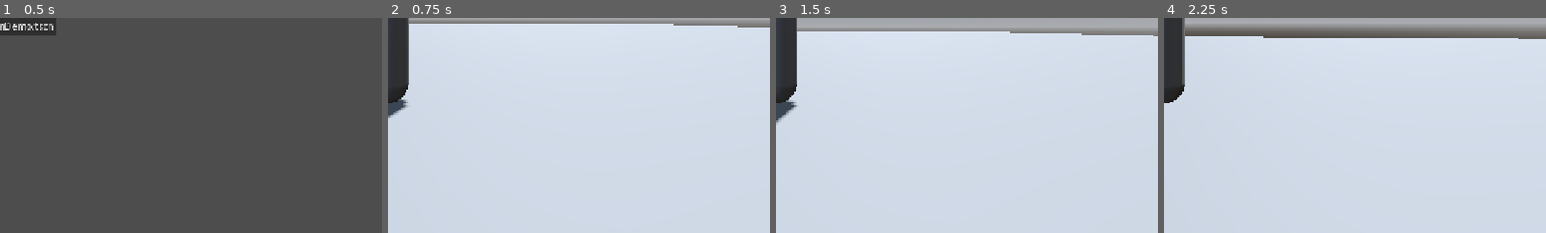
Above: before the commit, frames 1-4 (left to right).
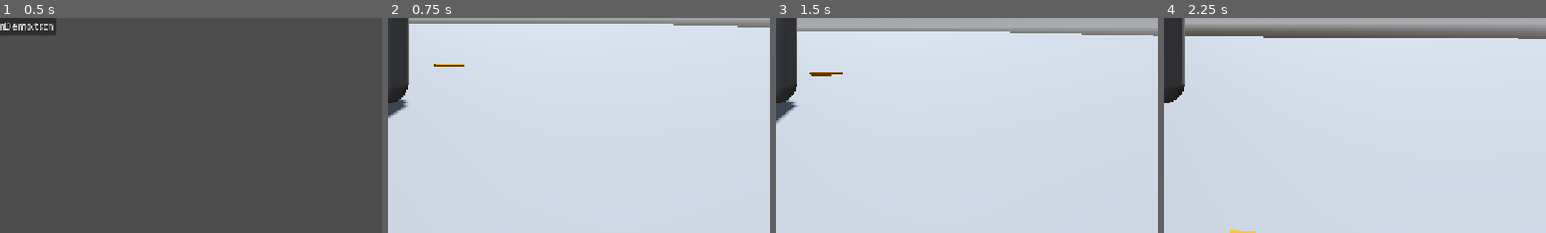
Above: after the commit, the same moments.

Repository: LATRio/ProjectsCollection_Godot
Game: Godot game, scene res://Root.tscn
Same seed, same stepped clock (60 frames per second), same inputs: the game is played once before the commit and once after it.
Inputs (mouse positions are % of the whole screen's width and height, from its top left):
- Up to frame 1 (0.5 s): no input
- Up to frame 2 (0.75 s): click "CompositionDemo.tscn" at 0.5 s
- Up to frame 3 (1.5 s): tap Enter at 1.25 s; move the mouse to (55, 50) at 1.27 s; hold W (up) from 1.28 s (still down); tap E (interact) at 1.35 s
- Up to frame 4 (2.25 s): keep holding W (up); tap Space (jump) at 1.52 s; move the mouse to (45, 50) at 2.02 s; tap H (heal) at 2.1 s
The pictures show only the part of the screen within x 50-100%, y 50-100%; the shares and areas given below are measured in that part.

Frame 1 is identical in both runs. In frame 2, 0.1% of the frame differs, in the area x 12-20%, y 21-23%; in frame 3, 0.2%, in the area x 8-18%, y 24-28%; in frame 4, less than 0.1%.
Error after the commit: Invalid call. Nonexistent function 'pickup' in base 'Nil'. (res://TestProjects/Composition/Scenes/player.gd:48)

Commit message:
Add Interactor and Pickable componentes
Needs to be refactored

Diff:
--- a/TestProjects/Composition/Components/input_component.gd
+++ b/TestProjects/Composition/Components/input_component.gd
@@ -8,6 +8,7 @@
 var jump_pressed := false
 var heal_pressed := false
 var hurt_pressed := false
+var interact_pressed := false
 var track_me_pressed := false
 
 var mouse_out_of_window := false
@@ -46,4 +47,5 @@
 	jump_pressed = Input.is_action_just_pressed("jump")
 	heal_pressed = Input.is_action_just_pressed("heal")
 	hurt_pressed = Input.is_action_just_pressed("hurt")
+	interact_pressed = Input.is_action_just_pressed("interact")
 	track_me_pressed = Input.is_action_just_pressed("track_me")
--- /dev/null
+++ b/TestProjects/Composition/Components/interactor_component.gd
@@ -0,0 +1,14 @@
+class_name InteractorComponent
+extends Area3D
+
+
+func get_overlapping_interactibles() -> Array[PickableComponent]:
+	var all_pickables: Array[PickableComponent] = []
+	for area in get_overlapping_areas():
+		if area is PickableComponent:
+			all_pickables.push_back(area)
+	return all_pickables
+
+
+func get_first_overlapping_interactible() -> PickableComponent:
+	return get_overlapping_interactibles().front()
--- /dev/null
+++ b/TestProjects/Composition/Components/interactor_component.tscn
@@ -0,0 +1,17 @@
+[gd_scene format=3 uid="uid://bhbxypd7cm8s2"]
+
+[ext_resource type="Script" uid="uid://b2jxan3bvsyuw" path="res://TestProjects/Composition/Components/interactor_component.gd" id="1_or6lp"]
+
+[sub_resource type="CylinderShape3D" id="CylinderShape3D_pntbq"]
+height = 1.5
+radius = 0.75
+
+[node name="Area3D" type="Area3D" unique_id=550766306]
+collision_layer = 0
+collision_mask = 8
+monitorable = false
+script = ExtResource("1_or6lp")
+
+[node name="CollisionShape3D" type="CollisionShape3D" parent="." unique_id=47116058]
+transform = Transform3D(1, 0, 0, 0, 1, 0, 0, 0, 1, 0, 0.75, 0)
+shape = SubResource("CylinderShape3D_pntbq")
--- a/TestProjects/Composition/Components/movement_component.gd
+++ b/TestProjects/Composition/Components/movement_component.gd
@@ -52,6 +52,6 @@
 
 
 # Utility model function. Useful if model needs to lock onto something.
-func look_toward_position(target_pos: Vector3) -> void:
+func look_toward_position(_target_pos: Vector3) -> void:
 	# Placeholder. Maybe extract to the specialized component
 	pass
--- /dev/null
+++ b/TestProjects/Composition/Components/pickable_component.gd
@@ -0,0 +1,23 @@
+class_name PickableComponent
+extends Area3D
+# TODO: Derive from interactable component?
+
+@onready var collision_shape_3d: CollisionShape3D = %CollisionShape3D
+
+@export var radius := 0.5
+#@export var pickup_item: Item # TODO: implement Item/Inventory system
+
+
+func _ready() -> void:
+	(collision_shape_3d.shape as SphereShape3D).radius = radius
+
+
+# Mockup of how Interaction system would work
+#func interact(interactor: InteractorComponent) -> void:
+#	pass
+
+
+func pickup() -> void:
+	# TODO: Add assigned item to the player's (or whatever/whoever that has
+	# InteractorComponent interacts with it) inventory
+	get_parent().queue_free()
--- /dev/null
+++ b/TestProjects/Composition/Components/pickable_component.tscn
@@ -0,0 +1,15 @@
+[gd_scene format=3 uid="uid://cs8xf4vc03x6x"]
+
+[ext_resource type="Script" uid="uid://cplnnqviqel7g" path="res://TestProjects/Composition/Components/pickable_component.gd" id="1_ji7x3"]
+
+[sub_resource type="SphereShape3D" id="SphereShape3D_pntbq"]
+
+[node name="Area3D" type="Area3D" unique_id=834646113]
+collision_layer = 8
+collision_mask = 0
+monitoring = false
+script = ExtResource("1_ji7x3")
+
+[node name="CollisionShape3D" type="CollisionShape3D" parent="." unique_id=904317355]
+unique_name_in_owner = true
+shape = SubResource("SphereShape3D_pntbq")
--- a/TestProjects/Composition/Scenes/CompositionDemo.tscn
+++ b/TestProjects/Composition/Scenes/CompositionDemo.tscn
@@ -2,6 +2,7 @@
 
 [ext_resource type="PackedScene" uid="uid://cd74sktarywx8" path="res://TestProjects/Composition/Scenes/player.tscn" id="1_1qkwt"]
 [ext_resource type="PackedScene" uid="uid://h1h5kooapabs" path="res://TestProjects/Composition/Scenes/enemy.tscn" id="2_vi70s"]
+[ext_resource type="PackedScene" uid="uid://4hym0jxnytcn" path="res://TestProjects/Composition/Scenes/pickable_item.tscn" id="3_gs4el"]
 
 [sub_resource type="ProceduralSkyMaterial" id="ProceduralSkyMaterial_1qkwt"]
 sky_horizon_color = Color(0.66224277, 0.6717428, 0.6867428, 1)
@@ -69,3 +70,6 @@
 
 [node name="Enemy" parent="NavigationRegion3D" unique_id=1543108756 instance=ExtResource("2_vi70s")]
 transform = Transform3D(1, 0, 0, 0, 1, 0, 0, 0, 1, -1.8524551, 2.3841858e-07, -4.9247403)
+
+[node name="PickableItem" parent="NavigationRegion3D" unique_id=1290967800 instance=ExtResource("3_gs4el")]
+transform = Transform3D(1, 0, 0, 0, 1, 0, 0, 0, 1, 1.519894, 0.025, -2.9507644)
--- /dev/null
+++ b/TestProjects/Composition/Scenes/pickable_item.tscn
@@ -0,0 +1,23 @@
+[gd_scene format=3 uid="uid://4hym0jxnytcn"]
+
+[ext_resource type="PackedScene" uid="uid://cs8xf4vc03x6x" path="res://TestProjects/Composition/Components/pickable_component.tscn" id="1_cyvs1"]
+
+[sub_resource type="BoxMesh" id="BoxMesh_pntbq"]
+size = Vector3(0.725, 0.05, 0.16)
+
+[sub_resource type="StandardMaterial3D" id="StandardMaterial3D_dx4rx"]
+albedo_color = Color(1, 0.542901, 0, 1)
+
+[sub_resource type="BoxShape3D" id="BoxShape3D_dx4rx"]
+size = Vector3(0.725, 0.05, 0.16)
+
+[node name="PickableItem" type="RigidBody3D" unique_id=1290967800]
+
+[node name="MeshInstance3D" type="MeshInstance3D" parent="." unique_id=1307466556]
+mesh = SubResource("BoxMesh_pntbq")
+surface_material_override/0 = SubResource("StandardMaterial3D_dx4rx")
+
+[node name="CollisionShape3D" type="CollisionShape3D" parent="." unique_id=929937267]
+shape = SubResource("BoxShape3D_dx4rx")
+
+[node name="PickableComponent" parent="." unique_id=75778833 instance=ExtResource("1_cyvs1")]
--- a/TestProjects/Composition/Scenes/player.gd
+++ b/TestProjects/Composition/Scenes/player.gd
@@ -5,6 +5,7 @@
 @onready var movement_component: MovementComponent = %MovementComponent
 @onready var health_component: HealthComponent = %HealthComponent
 @onready var third_person_camera_component: ThirdPersonCameraComponent = $ThirdPersonCameraComponent
+@onready var interactor_component: InteractorComponent = $InteractorComponent
 
 
 func _ready() -> void:
@@ -30,6 +31,8 @@
 		health_component.heal(5.0)
 	if input_component.hurt_pressed:
 		health_component.damage(10.0)
+	if input_component.interact_pressed:
+		try_to_interact()
 	if input_component.track_me_pressed:
 		var enemy := get_tree().get_first_node_in_group("Enemies") as Enemy
 		print("Telling enemy to move")
@@ -38,3 +41,8 @@
 
 func _player_died() -> void:
 	get_tree().reload_current_scene()
+
+
+func try_to_interact() -> void:
+	var interactible := interactor_component.get_first_overlapping_interactible()
+	interactible.pickup()
--- a/TestProjects/Composition/Scenes/player.tscn
+++ b/TestProjects/Composition/Scenes/player.tscn
@@ -5,6 +5,7 @@
 [ext_resource type="PackedScene" uid="uid://bobn4iq38d2wg" path="res://TestProjects/Composition/Components/third_person_camera_component.tscn" id="3_dbimi"]
 [ext_resource type="Script" uid="uid://qn6fhrwvh4v5" path="res://TestProjects/Composition/Components/movement_component.gd" id="4_2jssq"]
 [ext_resource type="Script" uid="uid://s2npqkkticrm" path="res://TestProjects/Composition/Components/health_component.gd" id="5_kvjfl"]
+[ext_resource type="PackedScene" uid="uid://bhbxypd7cm8s2" path="res://TestProjects/Composition/Components/interactor_component.tscn" id="6_dbimi"]
 
 [sub_resource type="CapsuleMesh" id="CapsuleMesh_pntbq"]
 radius = 0.3
@@ -48,4 +49,6 @@
 unique_name_in_owner = true
 script = ExtResource("5_kvjfl")
 
+[node name="InteractorComponent" parent="." unique_id=1277199307 instance=ExtResource("6_dbimi")]
+
 [editable path="ThirdPersonCameraComponent"]
--- a/project.godot
+++ b/project.godot
@@ -80,6 +80,7 @@
 3d_physics/layer_2="Player"
 2d_physics/layer_3="WorldChasm"
 3d_physics/layer_3="Enemy"
+3d_physics/layer_4="Interactibles"
 
 [physics]
 
Not shown, added: TestProjects/Composition/Components/interactor_component.gd.uid
Not shown, added: TestProjects/Composition/Components/pickable_component.gd.uid
